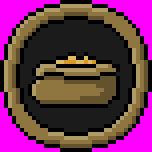
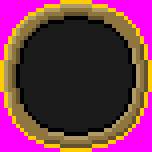
Layered file, before and after one edit (152x152). Changes by layer:
added group "surlignage" with 5 layers above "Calque 5" over [0, 0, 152, 152]
added layer "20" (20%) in group "surlignage" over [0, 0, 152, 152]
added layer "40" (40%) in group "surlignage" over [0, 0, 152, 152]
added layer "60" (60%) in group "surlignage" over [0, 0, 152, 152]
added layer "80" (80%) in group "surlignage" over [0, 0, 152, 152]
added layer "100" in group "surlignage" over [0, 0, 152, 152]
hid "Calque 6" over [28, 52, 120, 108]
